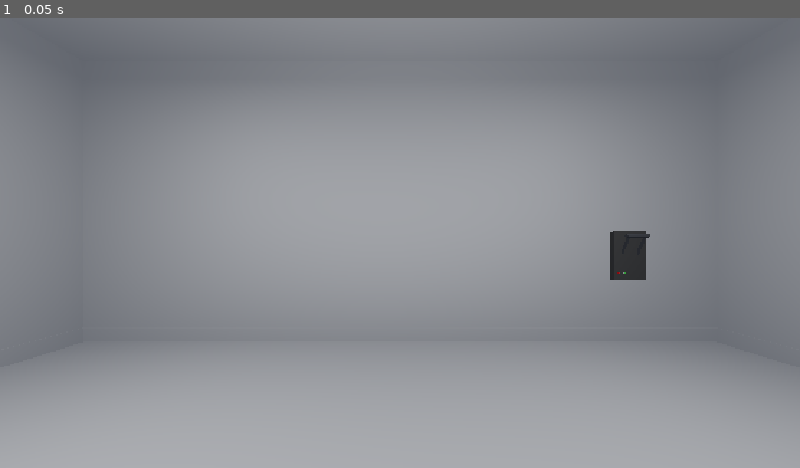
Above: before the commit, frame 1.
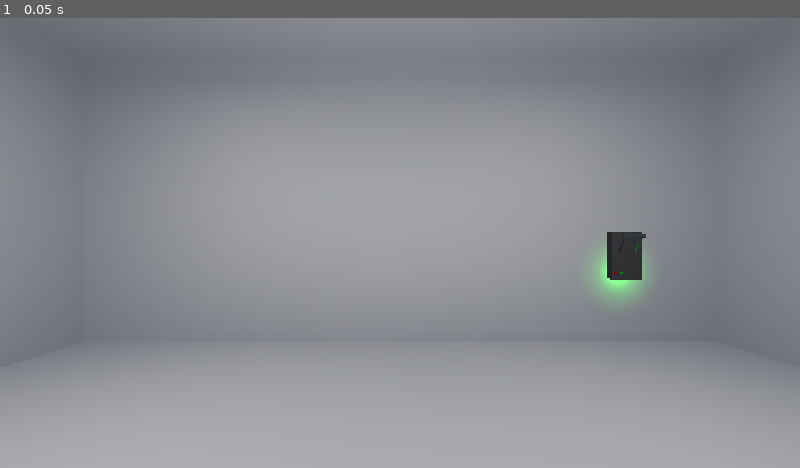
Above: after the commit, the same moment.

Repository: kinako-omiso/Summer_HoEi
Game: Godot game, scene res://temp_main.tscn
Two runs of this game, one before a commit and one after it. Both use one fixed random seed, a clock stepped at 60 frames per second and the inputs below.
Inputs:
- Up to frame 1 (0.05 s): no input

The runs differ from the first frame. In frame 1, 0.5% of the frame differs, in the area x 73-82%, y 47-64%.

Commit message:
#34　ブレイカーにライトを追加

Diff:
--- a/components/rooms/room_c_bigpillar.tscn
+++ b/components/rooms/room_c_bigpillar.tscn
@@ -49,7 +49,7 @@
 transform = Transform3D(1, 0, 0, 0, 1, 0, 0, 0, 1, 0, 3.0843043, 0)
 
 [node name="BreakerManager" parent="." unique_id=1977523128 instance=ExtResource("7_c5j1s")]
-transform = Transform3D(-1, 0, -8.742278e-08, 0, 1, 0, 8.742278e-08, 0, -1, 0, 2.9124384, 1.7430449)
+transform = Transform3D(-1, 0, -8.742278e-08, 0, 1, 0, 8.742278e-08, 0, -1, 0, 2.9124384, 1.6370475)
 
 [node name="RandomPillarCandidates" type="Node3D" parent="." unique_id=2068588081]
 
--- a/demobreaker/breaker.gd
+++ b/demobreaker/breaker.gd
@@ -2,15 +2,21 @@
 
 signal lights_out
 
+var brearker_light = false
+
 func _ready() -> void:
-	pass
+	$Breaker/BreakerLightG.light_energy = 1.0
 
 
 
 func _process(delta: float) -> void:
-	pass
+	if brearker_light:
+		$Breaker/BreakerLightG.light_energy = 0.0
+		$Breaker/BreakerLightR.light_energy = 1.0
+
 
 
 func _on_interactive_breaker_breaker_off() -> void:
+	brearker_light = true
 	lights_out.emit()
 	get_tree().call_group(&"elevator_doors", &"on_power_outage")
--- a/demobreaker/breaker.tscn
+++ b/demobreaker/breaker.tscn
@@ -12,7 +12,7 @@
 script = ExtResource("1_k3pt2")
 
 [node name="Breaker" type="StaticBody3D" parent="." unique_id=1162135650]
-transform = Transform3D(0.5, 0, 0, 0, 0.5, 0, 0, 0, 0.5, 0, 0, 0)
+transform = Transform3D(0.5, 0, 0, 0, 0.5, 0, 0, 0, 0.5, 0, 0, 0.084869385)
 collision_layer = 4
 collision_mask = 0
 script = ExtResource("1_51g7k")
@@ -27,4 +27,18 @@
 [node name="breaker_new" parent="Breaker" unique_id=85071855 instance=ExtResource("4_k3pt2")]
 transform = Transform3D(-4.371139e-08, 0, 1, 0, 1, 0, -1, 0, -4.371139e-08, 0, 0, 0)
 
+[node name="BreakerLightG" type="OmniLight3D" parent="Breaker" unique_id=492227878]
+transform = Transform3D(2, 0, 0, 0, 2, 0, 0, 0, 2, 0.3212949, -0.7332182, 0)
+layers = 5
+light_color = Color(0.15919259, 0.82118136, 0.1631239, 1)
+light_energy = 0.0
+omni_range = 1.0
+
+[node name="BreakerLightR" type="OmniLight3D" parent="Breaker" unique_id=165239112]
+transform = Transform3D(2, 0, 0, 0, 2, 0, 0, 0, 2, 0.5675669, -0.7332182, 0)
+layers = 5
+light_color = Color(1, 0.21268043, 0.15969583, 1)
+light_energy = 0.0
+omni_range = 1.0
+
 [connection signal="breaker_off" from="Breaker/InteractiveBreaker" to="." method="_on_interactive_breaker_breaker_off"]
